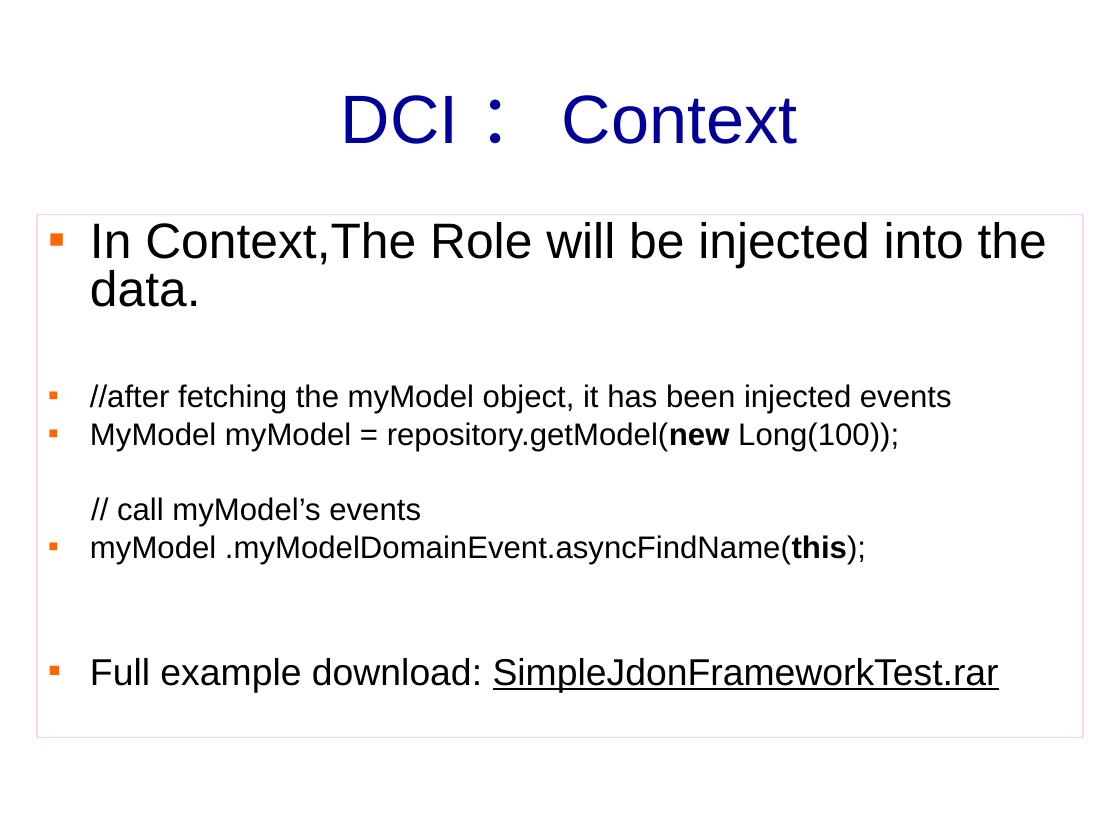
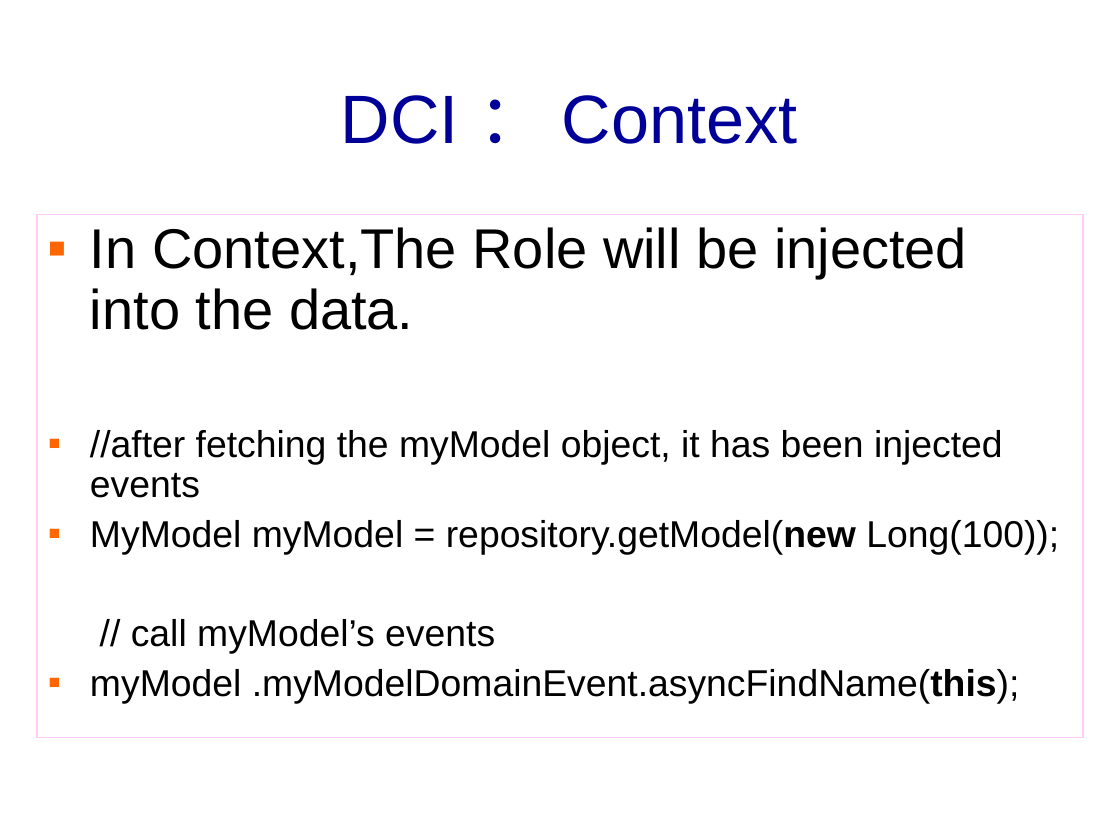
Before and after one commit to banq/jdonframework, a slide deck: slide 44 of doc/english/JdonFramework.ppt. Drawn at 1120x840 pixels with LibreOffice and Linux fonts; fonts in the diff are those of the drawing; background and template pictures are left out. Boxes give left, top, right and bottom in pixels: in the first picture for what was removed or moved away, otherwise in the second. Text is boxed around its words. In the diff, an @@ line names an element or a change of style, - is before the commit and + after.

```diff
--- a/doc/english/JdonFramework.ppt
+++ b/doc/english/JdonFramework.ppt
@@ text "In Context,The Role will be ..." at box(37, 215, 1083, 738): size 32 to 36 pt in "In Context,The Role will be injected into ..."; size 20 to 24 pt in "//after fetching the myModel object, it has ...", "MyModel myModel = repository.getModel(new Long(100));", "// call myModel’s events", "myModel .myModelDomainEvent.asyncFindName(this);"; line spacing 0.8 to 0.9; more space between paragraphs @@
@@ text at box(90, 658, 999, 692): paragraph removed @@
-▪ Full example download: SimpleJdonFrameworkTest.rar
```
Also in this commit, not shown: 22 other slides changed, 8 slides added, 17 slides removed, 2 other files.
